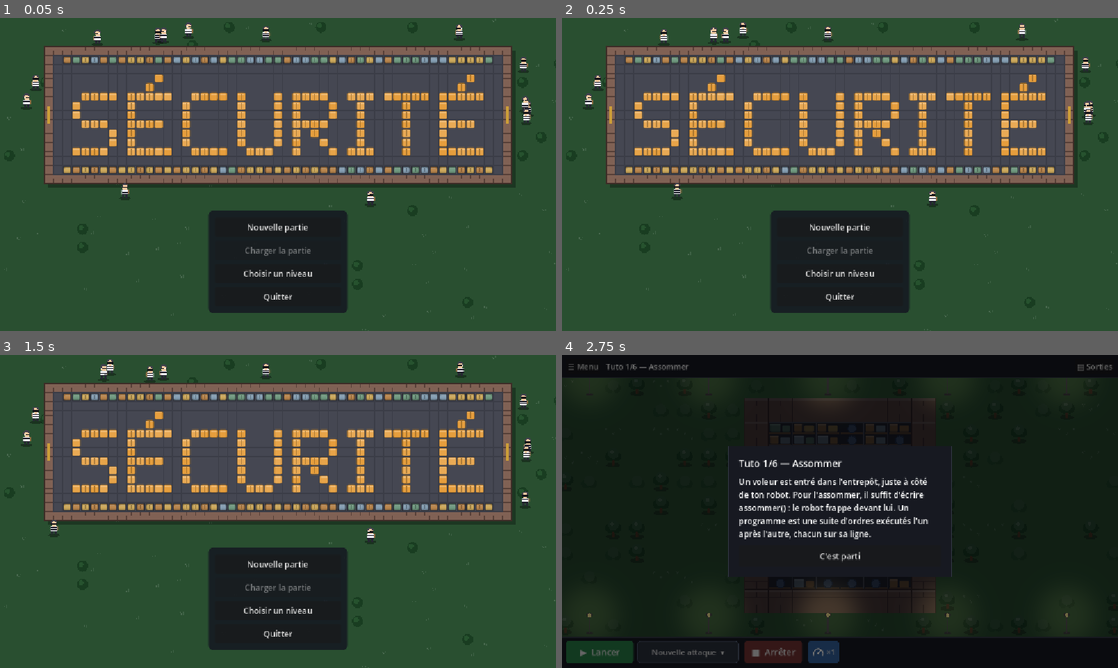
Above: before the commit, frames 1-4 (two rows, left to right).
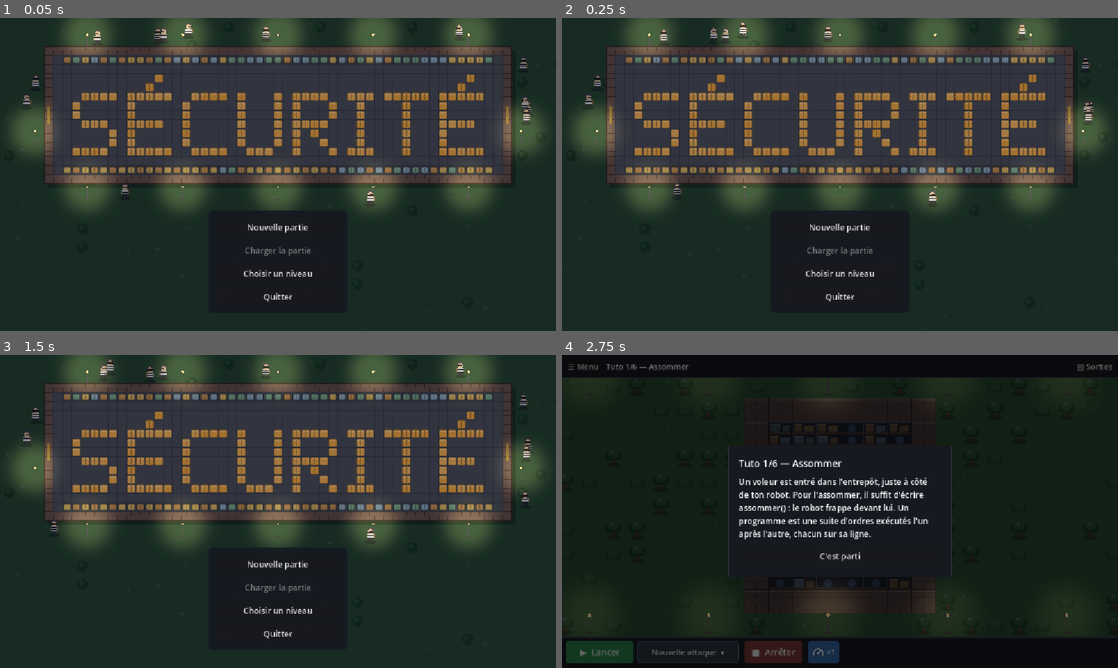
Above: after the commit, the same moments.

Repository: YohanPoirier/jeu_securite
Game: Godot game, scene res://main.tscn
The game is run twice, just before and just after one commit, with the same random seed, the same clock (stepped at 60 frames per second) and the same inputs.
Inputs:
- Up to frame 1 (0.05 s): no input
- Up to frame 2 (0.25 s): no input
- Up to frame 3 (1.5 s): click "Nouvelle attaque ▾" at 0.5 s; click "Nouvelle attaque ▾" at 1.25 s
- Up to frame 4 (2.75 s): click "Nouvelle partie" at 2 s

The runs differ from the first frame. In frame 1, 58% of the frame differs, in the area x 0-100%, y 0-100%; in frame 2, 58%; in frame 3, 58%; in frame 4, nothing differs.

Commit message:
Accueil : nuit et lampadaires
Co-Authored-By: Claude Opus 5.5 <noreply@anthropic.com>
Claude-Session: https://claude.ai/code/session_01Qn8oNbxsrQNPS2EWgssgFJ

Diff:
--- a/scripts/title_screen.gd
+++ b/scripts/title_screen.gd
@@ -29,6 +29,31 @@
 	"T": ["#####", "..#..", "..#..", "..#..", "..#..", "..#..", "..#.."],
 }
 
+const NIGHT_SHADER := """
+shader_type canvas_item;
+uniform vec4 box;             // l'entrepôt (un peu moins sombre, pour que le nom reste lisible)
+uniform float out_alpha = 0.50;
+uniform float in_alpha = 0.30;
+uniform float radius = 80.0;
+uniform int lamp_count = 0;
+uniform vec2 lamp[24];
+varying vec2 vpos;
+void vertex() { vpos = VERTEX; }
+void fragment() {
+	vec2 p = vpos;
+	bool inside = p.x >= box.x && p.x <= box.x + box.z && p.y >= box.y && p.y <= box.y + box.w;
+	float a = inside ? in_alpha : out_alpha;
+	float light = 0.0;
+	for (int j = 0; j < 24; j++) {
+		if (j >= lamp_count) { break; }
+		float g = 1.0 - smoothstep(0.0, radius, length(p - lamp[j]));
+		light = max(light, g * g * 0.85);
+	}
+	COLOR = vec4(mix(vec3(0.02, 0.03, 0.08), vec3(1.0, 0.90, 0.58), light), mix(a, 0.10, light));
+}
+"""
+
+var _night: ColorRect
 var buttons: VBoxContainer
 var load_btn: Button
 var _thieves: Array = []
@@ -48,6 +73,16 @@
 			"ph": rng.randf() * TAU,  # rythme des arrêts (ils rôdent, s'arrêtent, repartent)
 			"f": rng.randf_range(0.25, 0.55),
 		})
+	# la nuit : un voile sombre, éclairé par les lampadaires
+	_night = ColorRect.new()
+	_night.set_anchors_and_offsets_preset(Control.PRESET_FULL_RECT)
+	_night.mouse_filter = Control.MOUSE_FILTER_IGNORE
+	var mat := ShaderMaterial.new()
+	var sh := Shader.new()
+	sh.code = NIGHT_SHADER
+	mat.shader = sh
+	_night.material = mat
+	add_child(_night)
 	# boutons, au centre en bas
 	var holder := CenterContainer.new()
 	holder.anchor_left = 0.0
@@ -131,6 +166,18 @@
 	var inner: Rect2 = lay.inner
 	draw_rect(Rect2(Vector2.ZERO, size), C_GRASS)
 	_draw_grass(c)
+	var lamps := _lamp_spots(inner, c)
+	var lights := PackedVector2Array()
+	for lp in lamps:
+		_draw_lamp(lp, c * 1.8)
+		lights.append(lp + Vector2(0, -c * 1.8 * 0.42))
+	var mat: ShaderMaterial = _night.material
+	mat.set_shader_parameter("box", Vector4(inner.position.x, inner.position.y, inner.size.x, inner.size.y))
+	mat.set_shader_parameter("radius", c * 5.0)
+	mat.set_shader_parameter("lamp_count", lights.size())
+	while lights.size() < 24:
+		lights.append(Vector2(-9999, -9999))
+	mat.set_shader_parameter("lamp", lights)
 	# voleurs derrière l'entrepôt (au-dessus de lui à l'écran), puis l'entrepôt, puis ceux devant
 	var pos: Array = []
 	for th in _thieves:
@@ -142,6 +189,27 @@
 	for i in _thieves.size():
 		if pos[i].p.y >= inner.get_center().y:
 			_draw_thief(pos[i].p, c * 2.4, pos[i].face, pos[i].moving)
+
+
+## Lampadaires : le long des murs du haut et du bas, et aux deux bouts.
+func _lamp_spots(inner: Rect2, c: float) -> Array:
+	var out: Array = []
+	var ring := inner.grow(c * 1.5)
+	var n := 5
+	for i in n:
+		var x := ring.position.x + ring.size.x * (float(i) + 0.5) / float(n)
+		out.append(Vector2(x, ring.position.y))
+		out.append(Vector2(x, ring.end.y + c * 0.6))
+	out.append(Vector2(ring.position.x - c * 0.5, inner.get_center().y + c * 2.5))
+	out.append(Vector2(ring.end.x + c * 0.5, inner.get_center().y + c * 2.5))
+	return out
+
+
+func _draw_lamp(ctr: Vector2, cell: float) -> void:
+	_rr(Rect2(ctr + Vector2(-cell * 0.14, cell * 0.30), Vector2(cell * 0.28, cell * 0.08)), Color(0.20, 0.20, 0.24), 2)
+	draw_rect(Rect2(ctr + Vector2(-cell * 0.03, -cell * 0.38), Vector2(cell * 0.06, cell * 0.72)), Color(0.28, 0.28, 0.32))
+	_rr(Rect2(ctr + Vector2(-cell * 0.13, -cell * 0.50), Vector2(cell * 0.26, cell * 0.14)), Color(0.22, 0.22, 0.26), 3)
+	draw_circle(ctr + Vector2(0, -cell * 0.42), cell * 0.075, Color(1.0, 0.93, 0.60))
 
 
 func _hash(a: int, b: int) -> int:
